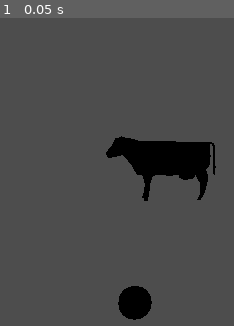
Above: before the commit, frame 1.
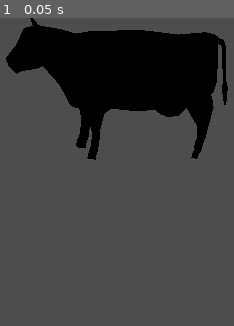
Above: after the commit, the same moment.

Repository: Temia116/Milke-2--Into-the-third-dimension
Game: Godot game, scene res://scenes/node_3d.tscn
The game is run twice, just before and just after one commit, with the same random seed, the same clock (stepped at 60 frames per second) and the same inputs. Before the commit the project has no main scene; this scene is started directly in both runs.
Inputs:
- Up to frame 1 (0.05 s): no input

The runs differ from the first frame. In frame 1, 28% of the frame differs, in the area x 2-98%, y 0-99%.

Commit message:
Add game manager, white ball mechanics, and main menu scene

Diff:
--- /dev/null
+++ b/GameManager.gd
@@ -0,0 +1,56 @@
+# GameManager.gd
+extends Node
+
+# --- Signals ---
+signal score_changed(new_score: int)
+signal balls_changed(new_count: int)
+signal level_complete
+signal game_over
+
+# --- Game State ---
+enum State { IDLE, AIMING, BALL_IN_PLAY, LEVEL_COMPLETE, GAME_OVER }
+var current_state: State = State.IDLE
+
+# --- Score ---
+var score: int = 0
+var multiplier: int = 1
+
+# --- Balls ---
+var balls_remaining: int = 10
+
+# --- Pegs ---
+var total_orange_pegs: int = 0
+var orange_pegs_hit: int = 0
+
+func _ready():
+	# Count orange pegs at level start
+	total_orange_pegs = get_tree().get_nodes_in_group("orange_pegs").size()
+
+func add_score(base_points: int):
+	score += base_points * multiplier
+	score_changed.emit(score)
+
+func on_peg_hit(peg_type: String):
+	match peg_type:
+		"orange":
+			orange_pegs_hit += 1
+			add_score(100)
+			if orange_pegs_hit >= total_orange_pegs:
+				level_complete.emit()
+				current_state = State.LEVEL_COMPLETE
+		"blue":
+			add_score(10)
+		"green":
+			add_score(25)
+			# green special ability hook - add later
+
+func on_ball_launched():
+	current_state = State.BALL_IN_PLAY
+
+func on_ball_lost():
+	balls_remaining -= 1
+	balls_changed.emit(balls_remaining)
+	current_state = State.IDLE
+	if balls_remaining <= 0 and orange_pegs_hit < total_orange_pegs:
+		game_over.emit()
+		current_state = State.GAME_OVER
--- /dev/null
+++ b/Main.tscn
@@ -0,0 +1,3 @@
+[gd_scene format=3 uid="uid://ct8k3wrgpketw"]
+
+[node name="Node3D" type="Node3D" unique_id=144147000]
--- /dev/null
+++ b/WhiteBall.gd
@@ -0,0 +1,5 @@
+extends RigidBody3D
+
+func _process(_delta):
+	if global_position.y < -20.0:
+		queue_free()
--- /dev/null
+++ b/WhiteBall.tscn
@@ -0,0 +1,14 @@
+[gd_scene format=3 uid="uid://dyuicrvwn26yu"]
+
+[ext_resource type="PackedScene" uid="uid://btrr6u1xj3kk4" path="res://Assets/WHITE BALL (THE ONE THAT THE UTTER SHOOTS OR SOME).glb" id="1_cet3u"]
+[ext_resource type="Script" uid="uid://070lxendvc7" path="res://WhiteBall.gd" id="1_vdapn"]
+
+[sub_resource type="SphereShape3D" id="SphereShape3D_cet3u"]
+
+[node name="RigidBody3D" type="RigidBody3D" unique_id=1729041865]
+script = ExtResource("1_vdapn")
+
+[node name="WHITE BALL (THE ONE THAT THE UTTER SHOOTS OR SOME)" parent="." unique_id=859911269 instance=ExtResource("1_cet3u")]
+
+[node name="CollisionShape3D" type="CollisionShape3D" parent="." unique_id=679000198]
+shape = SubResource("SphereShape3D_cet3u")
--- /dev/null
+++ b/main menu.tscn
@@ -0,0 +1,9 @@
+[gd_scene format=3 uid="uid://7thpllxnoxp6"]
+
+[node name="Control" type="Control" unique_id=1634766104]
+layout_mode = 3
+anchors_preset = 15
+anchor_right = 1.0
+anchor_bottom = 1.0
+grow_horizontal = 2
+grow_vertical = 2
--- a/project.godot
+++ b/project.godot
@@ -11,6 +11,7 @@
 [application]
 
 config/name="fart balls game chud evil"
+run/main_scene="uid://cio1r2gxqj6hy"
 config/features=PackedStringArray("4.6", "Forward Plus")
 config/icon="res://icon.svg"
 
--- a/scenes/node_3d.tscn
+++ b/scenes/node_3d.tscn
@@ -1,15 +1,14 @@
 [gd_scene format=3 uid="uid://cio1r2gxqj6hy"]
 
 [ext_resource type="PackedScene" uid="uid://boqrni1yve7dy" path="res://Assets/Cow.fbx" id="1_ns6u7"]
-[ext_resource type="PackedScene" uid="uid://duudiev2wq5tu" path="res://Assets/TEAL BALL (peg).glb" id="2_5t4e2"]
 
 [node name="Node3D" type="Node3D" unique_id=1256403829]
 
 [node name="Camera3D" type="Camera3D" parent="." unique_id=996338804]
-transform = Transform3D(1, 0, 0, 0, 1, 0, 0, 0, 1, 0, 1.5121788, 7.372115)
+transform = Transform3D(1, 0, 0, 0, 1, 0, 0, 0, 1, 0, -0.6, 7.372)
 
 [node name="Cow" parent="." unique_id=1644535265 instance=ExtResource("1_ns6u7")]
-transform = Transform3D(-1.3113416e-08, 0, -0.29999998, 0, 0.29999998, 0, 0.29999998, 0, -1.3113416e-08, 0, 2.6283705, 0)
+transform = Transform3D(-2.6226834e-08, 0, -0.6, 0, 0.6, 0, 0.6, 0, -2.6226834e-08, -0.8319354, 1.6944864, 0)
 
-[node name="TEAL BALL (peg)" parent="." unique_id=1300227685 instance=ExtResource("2_5t4e2")]
-transform = Transform3D(0.5, 0, 0, 0, 0.5, 0, 0, 0, 0.5, -0.8928014, 0, 0)
+[node name="Marker3D" type="Marker3D" parent="Cow" unique_id=1824261757]
+transform = Transform3D(0.99999976, 0, 0, 0, 0.99999976, 0, 0, 0, 0.99999976, -6.144277e-08, 1.8418448, -1.4056467)
Not shown, added: GameManager.gd.uid
Not shown, added: WhiteBall.gd.uid
